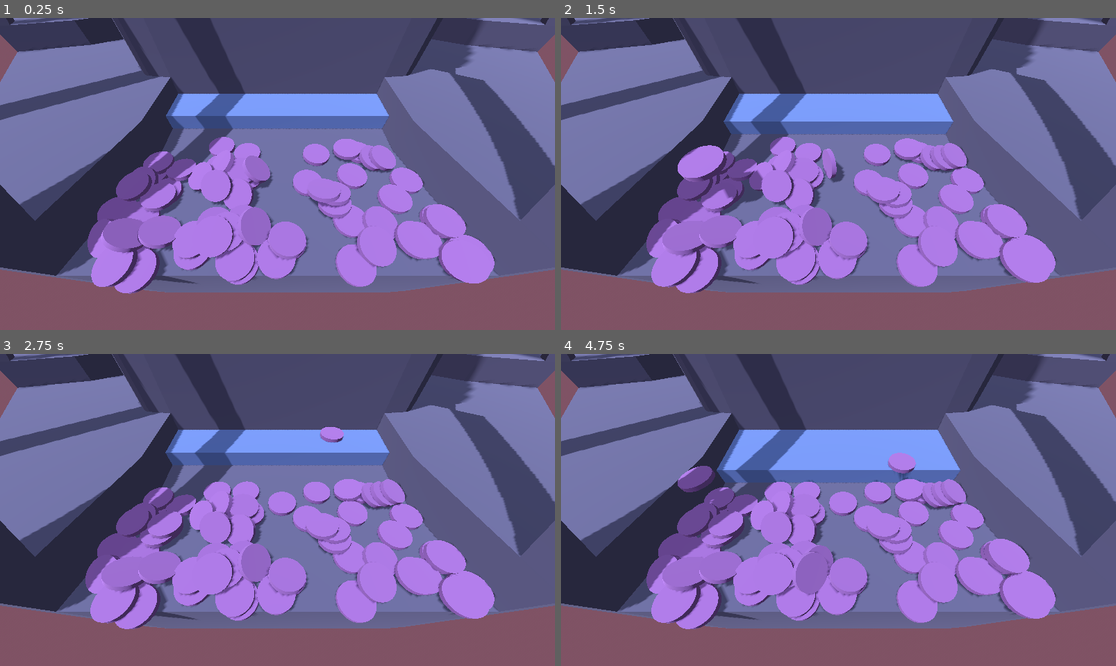
Above: before the commit, frames 1-4 (two rows, left to right).
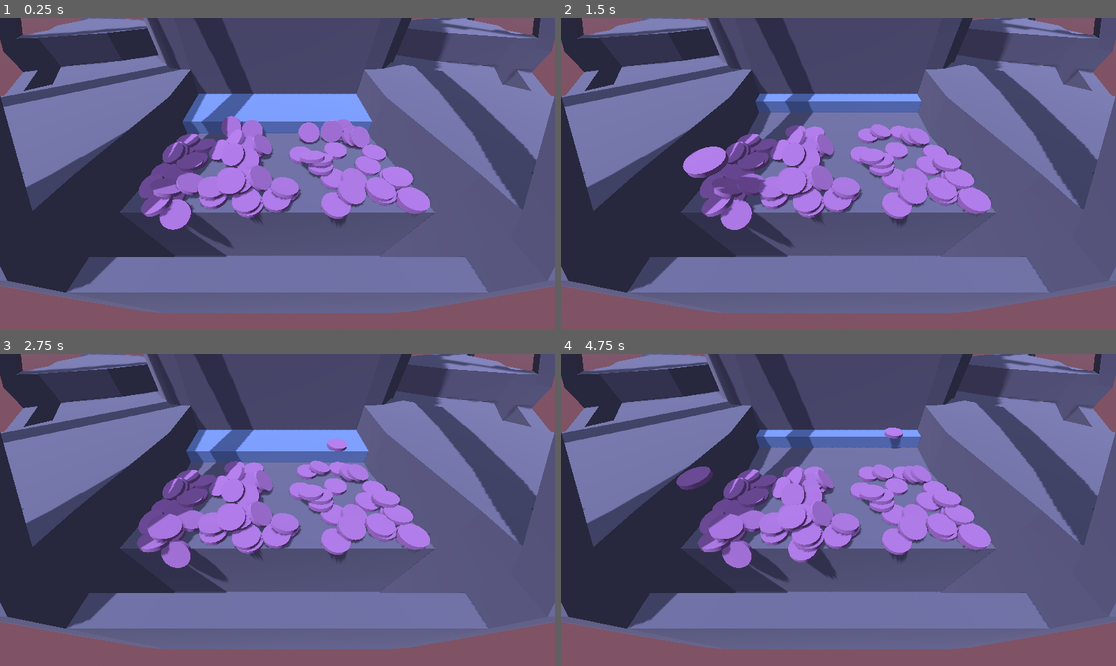
Above: after the commit, the same moments.

Repository: kennethbchen/Coin-Pusher-Game
Game: Godot game, scene res://Game.tscn
The game is run twice, just before and just after one commit, with the same random seed, the same clock (stepped at 60 frames per second) and the same inputs.
Inputs (mouse positions are in pixels of both pictures, inside the frame that each line leads up to):
- Up to frame 1 (0.25 s): no input
- Up to frame 2 (1.5 s): move the mouse to (960, 158) at 0.52 s; press the mouse at (960, 158) at 0.53 s; move the mouse to (727, 189) at 1.27 s; release the mouse at (727, 189) at 1.28 s; click (727, 189) at 1.35 s
- Up to frame 3 (2.75 s): move the mouse to (333, 441) at 2.02 s; press the mouse at (333, 441) at 2.03 s
- Up to frame 4 (4.75 s): move the mouse to (810, 572) at 2.77 s; release the mouse at (810, 572) at 2.78 s; click (810, 572) at 2.85 s; move the mouse to (1005, 556) at 3.52 s; press the mouse at (1005, 556) at 3.53 s; move the mouse to (672, 463) at 4.27 s; release the mouse at (672, 463) at 4.28 s; click (672, 463) at 4.35 s

The runs differ from the first frame. In frame 1, 48% of the frame differs, in the area x 0-100%, y 0-95%; in frame 2, 49%; in frame 3, 48%; in frame 4, 50%.

Commit message:
updated pusher model

Diff:
--- a/Game.tscn
+++ b/Game.tscn
@@ -34,14 +34,23 @@
 [sub_resource type="BoxShape3D" id="BoxShape3D_lss3s"]
 size = Vector3(1.09942, 10.7226, 5.57271)
 
+[sub_resource type="BoxShape3D" id="BoxShape3D_4arkb"]
+size = Vector3(1.09942, 14.8944, 5.38143)
+
 [sub_resource type="BoxShape3D" id="BoxShape3D_skav7"]
-size = Vector3(1.09942, 13.8097, 5.25509)
+size = Vector3(1.09942, 14.8944, 3.27607)
+
+[sub_resource type="BoxShape3D" id="BoxShape3D_1on3f"]
+size = Vector3(1.099, 14.894, 5.381)
 
 [sub_resource type="WorldBoundaryShape3D" id="WorldBoundaryShape3D_egkv5"]
 plane = Plane(0, 0, -1, 0)
 
 [sub_resource type="WorldBoundaryShape3D" id="WorldBoundaryShape3D_uxs7o"]
 plane = Plane(0, -1, 0, 0)
+
+[sub_resource type="WorldBoundaryShape3D" id="WorldBoundaryShape3D_yurye"]
+plane = Plane(0, 0, 1, 0)
 
 [node name="Game" type="Node3D"]
 script = ExtResource("1_ppn4k")
@@ -54,7 +63,7 @@
 camera_attributes = SubResource("CameraAttributesPractical_nub80")
 
 [node name="Camera3D" type="Camera3D" parent="Env"]
-transform = Transform3D(-1, 2.96134e-08, -8.22543e-08, -4.92284e-08, 0.586782, 0.809745, 7.22447e-08, 0.809745, -0.586782, -9.53674e-07, 5.43284, -18.0802)
+transform = Transform3D(-1, 2.96134e-08, -8.22543e-08, -4.26939e-08, 0.655624, 0.755088, 7.62887e-08, 0.755088, -0.655624, -9.53674e-07, 5.76602, -20.6304)
 fov = 80.0
 
 [node name="DirectionalLight3D" type="DirectionalLight3D" parent="Env"]
@@ -65,7 +74,7 @@
 directional_shadow_split_1 = 0.115
 
 [node name="BottomHitbox" type="Area3D" parent="."]
-transform = Transform3D(1, 0, 0, 0, 1, 0, 0, 0, 1, 0, -4.29, -13.9999)
+transform = Transform3D(1, 0, 0, 0, 1, 0, 0, 0, 1, -0.0151072, -3.12827, -14.0512)
 
 [node name="CollisionShape3D" type="CollisionShape3D" parent="BottomHitbox"]
 shape = SubResource("WorldBoundaryShape3D_5vig4")
@@ -87,8 +96,8 @@
 transform = Transform3D(1, 0, 0, 0, 1, 0, 0, 0, 1, 0, 0.156359, -10.3774)
 script = ExtResource("3_usv3y")
 push_direction = Vector3(0, 0, 1)
-push_distance = 2.0
-push_frequency = 2.5
+push_distance = 2.1
+push_frequency = 2.0
 metadata/_edit_group_ = true
 
 [node name="MeshInstance3D" type="MeshInstance3D" parent="Table/Pusher"]
@@ -107,7 +116,7 @@
 metadata/_edit_group_ = true
 
 [node name="CollisionShape3D" type="CollisionShape3D" parent="Table/Colliders/Floor"]
-transform = Transform3D(1, 0, 0, 0, 1, 0, 0, 0, 1, 0, -2.82515, 0)
+transform = Transform3D(1, 0, 0, 0, 1, 0, 0, 0, 1, 0, -2.82515, -0.0868731)
 shape = SubResource("BoxShape3D_gwtrq")
 
 [node name="Left" type="StaticBody3D" parent="Table/Colliders"]
@@ -115,11 +124,15 @@
 metadata/_edit_group_ = true
 
 [node name="CollisionShape3D" type="CollisionShape3D" parent="Table/Colliders/Left"]
-transform = Transform3D(0.965926, 0, -0.258819, 0, 1, 0, 0.258819, 0, 0.965926, -1.00626, 1.61852, 0.805893)
+transform = Transform3D(0.98281, 0, -0.18462, 0, 1, 0, 0.18462, 0, 0.98281, -1.26873, 1.4633, 0.805893)
 shape = SubResource("BoxShape3D_lss3s")
 
 [node name="CollisionShape3D2" type="CollisionShape3D" parent="Table/Colliders/Left"]
 transform = Transform3D(1, 0, 0, 0, 0.999999, 0, 0, 0, 0.999999, -1.72429, 0, 5.99775)
+shape = SubResource("BoxShape3D_4arkb")
+
+[node name="CollisionShape3D3" type="CollisionShape3D" parent="Table/Colliders/Left"]
+transform = Transform3D(1, 0, 0, 0, 0.999999, 0, 0, 0, 0.999999, -0.577139, -0.750583, -1.70707)
 shape = SubResource("BoxShape3D_skav7")
 
 [node name="Right" type="StaticBody3D" parent="Table/Colliders"]
@@ -127,11 +140,15 @@
 metadata/_edit_group_ = true
 
 [node name="CollisionShape3D" type="CollisionShape3D" parent="Table/Colliders/Right"]
-transform = Transform3D(0.965926, 0, 0.258819, 0, 1, 0, -0.258819, 0, 0.965926, 1.006, 1.619, 0.806)
+transform = Transform3D(0.982935, 0, 0.183951, 0, 1, 0, -0.183951, 0, 0.982935, 1.269, 1.463, 0.806)
 shape = SubResource("BoxShape3D_lss3s")
 
 [node name="CollisionShape3D2" type="CollisionShape3D" parent="Table/Colliders/Right"]
 transform = Transform3D(1, 0, 0, 0, 0.999999, 0, 0, 0, 0.999999, 1.724, 0, 5.998)
+shape = SubResource("BoxShape3D_1on3f")
+
+[node name="CollisionShape3D4" type="CollisionShape3D" parent="Table/Colliders/Right"]
+transform = Transform3D(1, 0, 0, 0, 0.999999, 0, 0, 0, 0.999999, 0.577, -0.751, -1.707)
 shape = SubResource("BoxShape3D_skav7")
 
 [node name="Back" type="StaticBody3D" parent="Table/Colliders"]
@@ -148,6 +165,13 @@
 [node name="CollisionShape3D" type="CollisionShape3D" parent="Table/Colliders/Roof"]
 shape = SubResource("WorldBoundaryShape3D_uxs7o")
 
+[node name="Front" type="StaticBody3D" parent="Table/Colliders"]
+transform = Transform3D(1, 0, 0, 0, 1, 0, 0, 0, 1, 0, 0, -11.4476)
+metadata/_edit_group_ = true
+
+[node name="CollisionShape3D" type="CollisionShape3D" parent="Table/Colliders/Front"]
+shape = SubResource("WorldBoundaryShape3D_yurye")
+
 [node name="Tokens" type="Node" parent="."]
 
 [node name="Token" parent="." instance=ExtResource("1_flwpa")]
Not shown: 1 places in Game.tscn that only renumber resources
Binary file changed: Models/CoinPusher/CoinPusher.bin
Not shown, changed: Models/CoinPusher/CoinPusher.gltf
